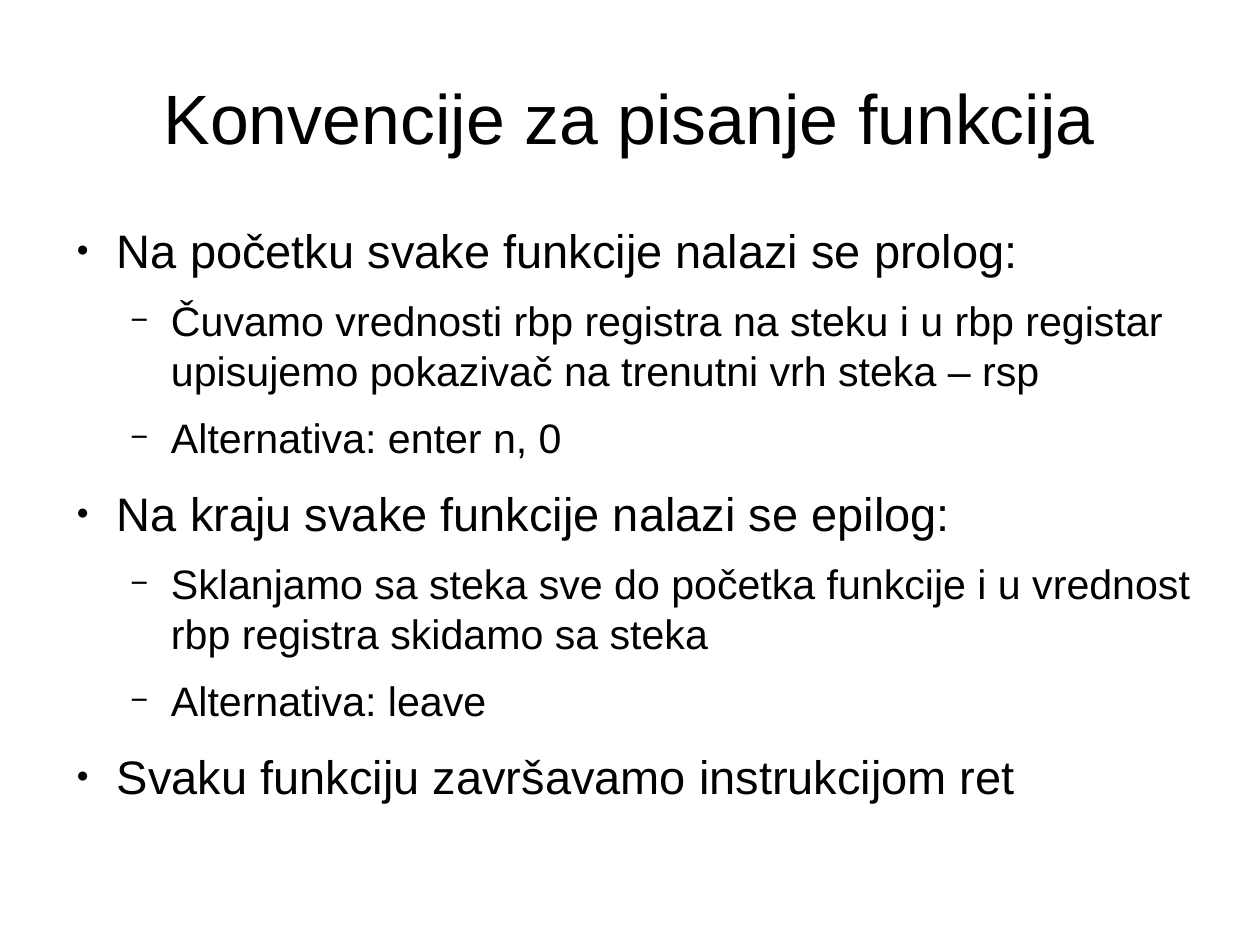
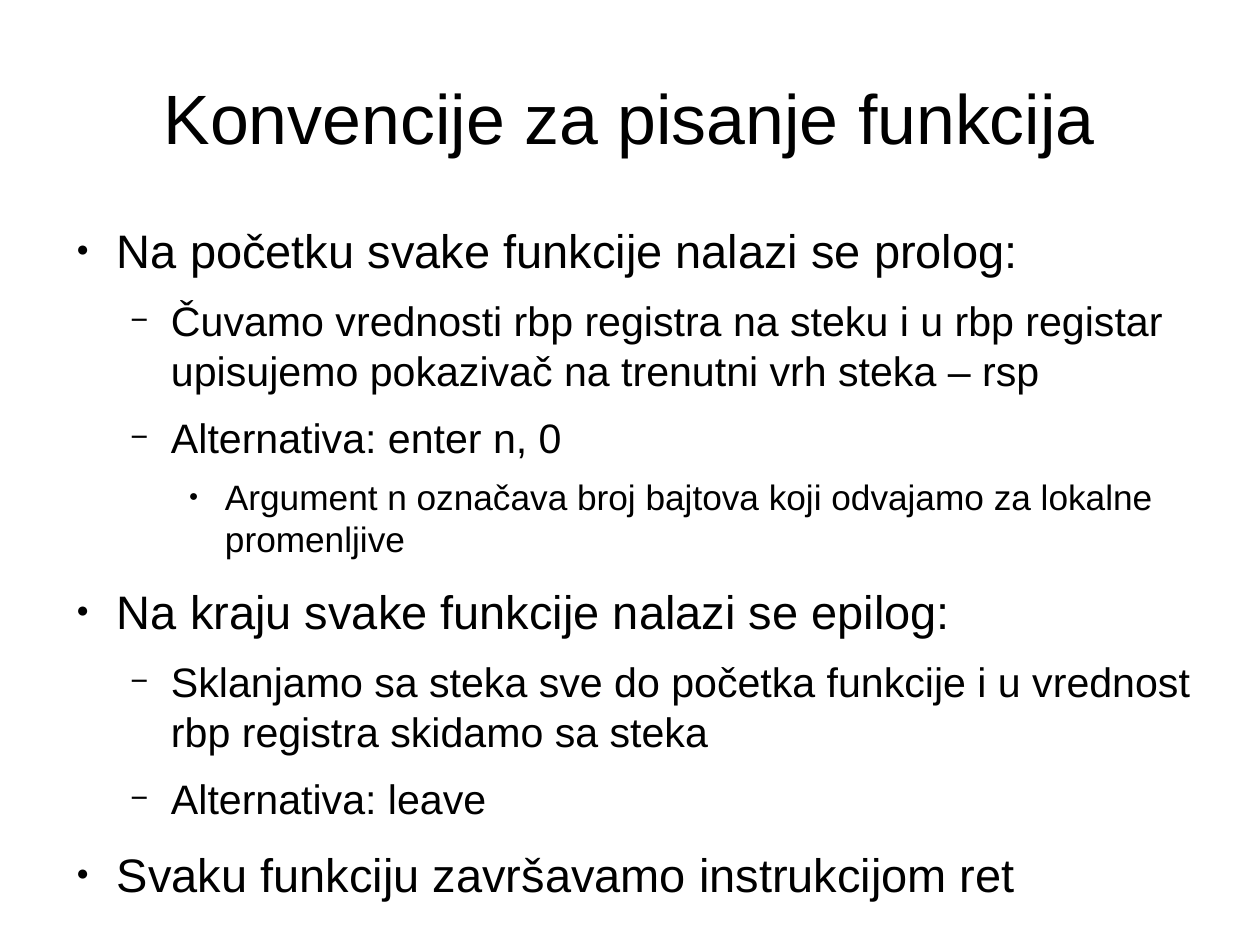
Before and after one commit to NikolaMilev/assembler-prezentacije, a slide deck: slide 17 of cas01/prez.odp. Drawn at 1260x945 pixels with LibreOffice and Linux fonts; fonts in the diff are those of the drawing. Boxes give left, top, right and bottom in pixels: in the first picture for what was removed or moved away, otherwise in the second. Text is boxed around its words. In the diff, an @@ line names an element or a change of style, - is before the commit and + after.

```diff
--- a/cas01/prez.odp
+++ b/cas01/prez.odp
@@ text at (225,484,1153,559): paragraph added @@
+    ● Argument n označava broj bajtova koji odvajamo za lokalne promenljive
```
Also in this commit, not shown: 7 other slides changed, 9 slides added, 4 other files.
